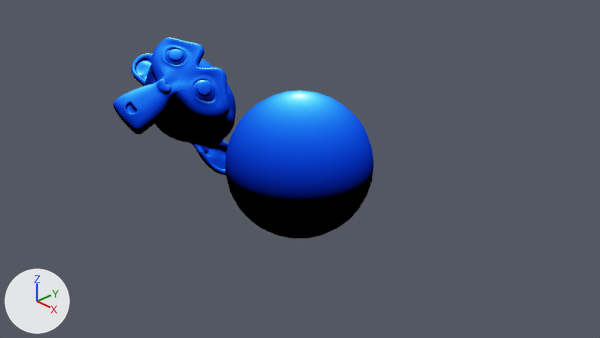
The Blender file Shaders/SchlickShader1.blend, before and after one commit.
The view is the same before and after, from the file's camera 'Camera'. Arrows for +X, +Y and +Z are at lower left; the lights stay in place.

The first picture shows 'Sphere', 'Suzanne'.
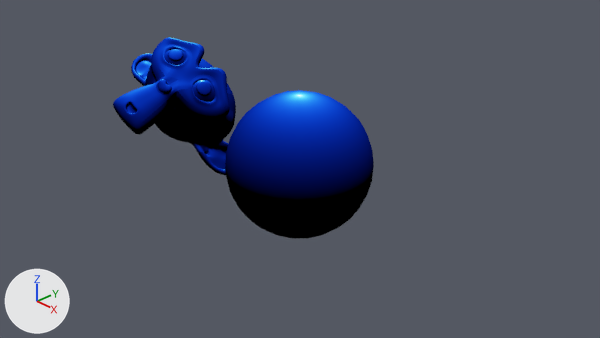
Commit message: Change view transform back to Standard so it's easier to get the same result in Godot

Patch to the scene script:
```diff
--- a/Shaders/SchlickShader1.blend.py
+++ b/Shaders/SchlickShader1.blend.py
@@ mat_bluedeep @@
 n1 = _N.new('ShaderNodeGroup'); n1.name = 'Schlick Shader'
 n1.inputs[0].default_value = (0.00293, 0.0492, 0.577, 1.0)  # 'Base Color', blue #0a3fc8
-n1.inputs[1].default_value = 0.5  # 'Cos(θ) of Base Color'
+n1.inputs[1].default_value = 0.866  # 'Cos(θ) of Base Color'
 n1.inputs[2].default_value = 1.0  # 'Darken Ratio'
```

Boxes (x1, y1, x2, y2) around the edits, measured in the pictures (600 x 338 px):
'Sphere', recoloured: (225, 90, 374, 202) in both
'Suzanne', recoloured: (113, 37, 236, 175) in both
